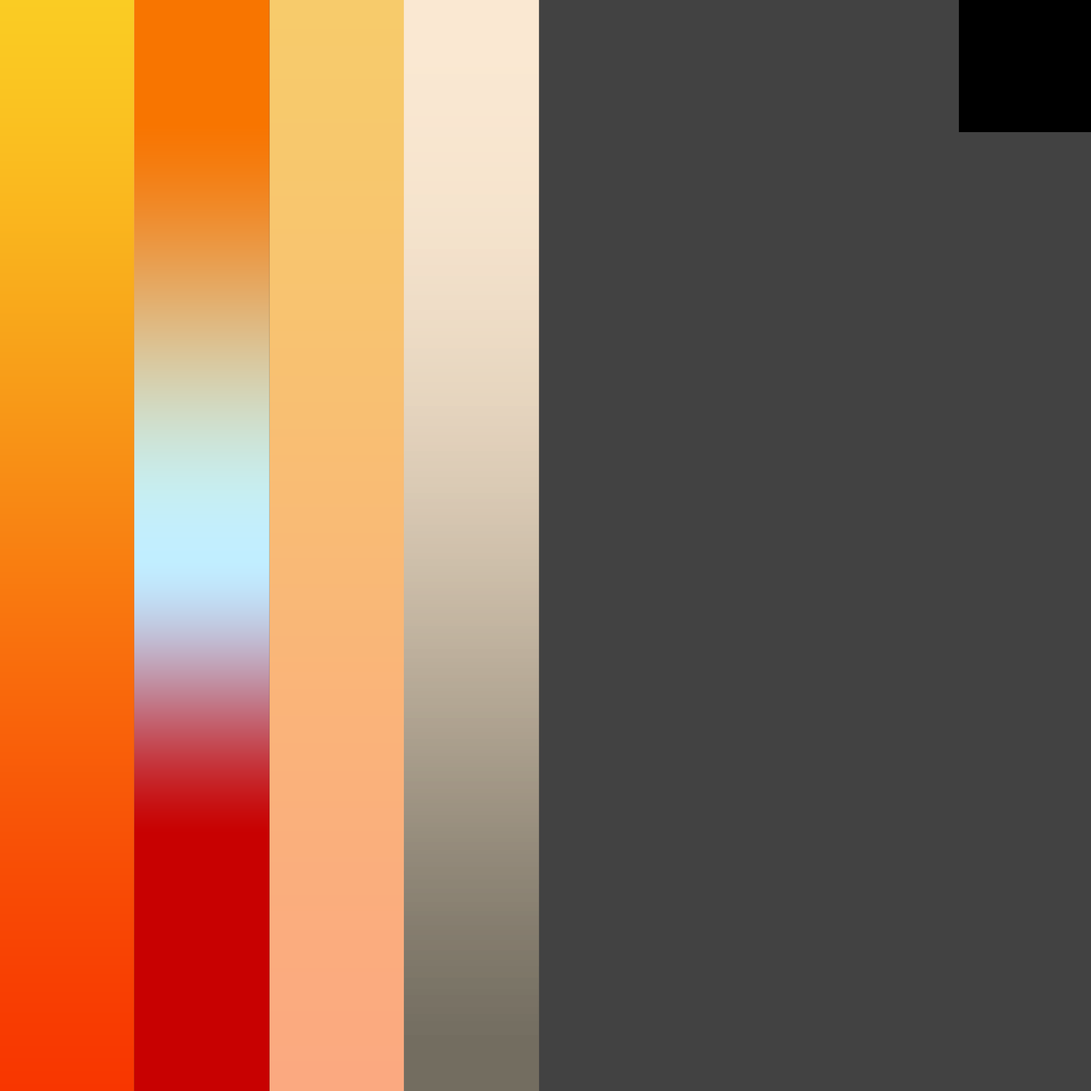
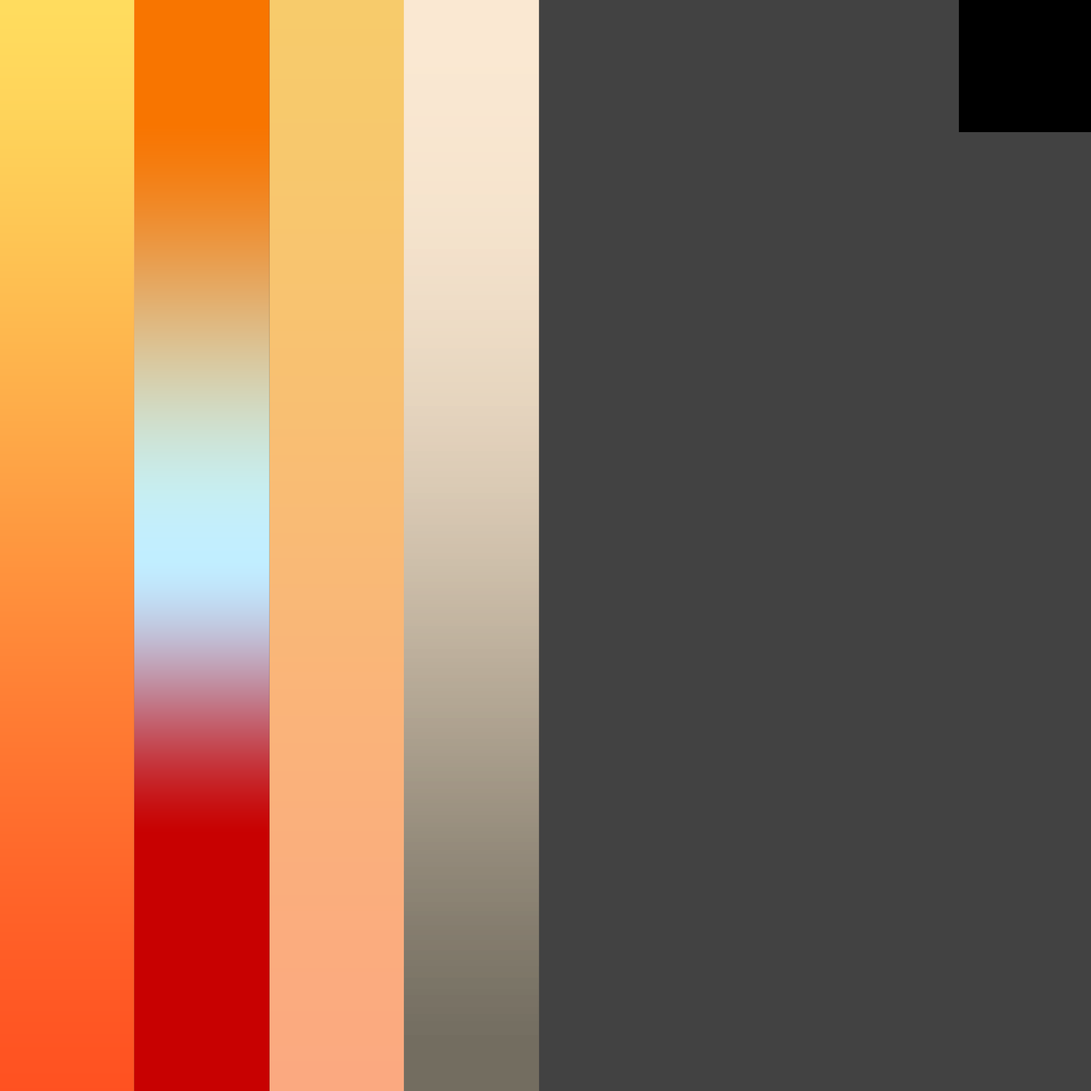
Comparing the layer stacks of the two w=1091, h=1091 images. Changes:
pixels changed over [0, 0, 135, 1091] (layer not identified)
